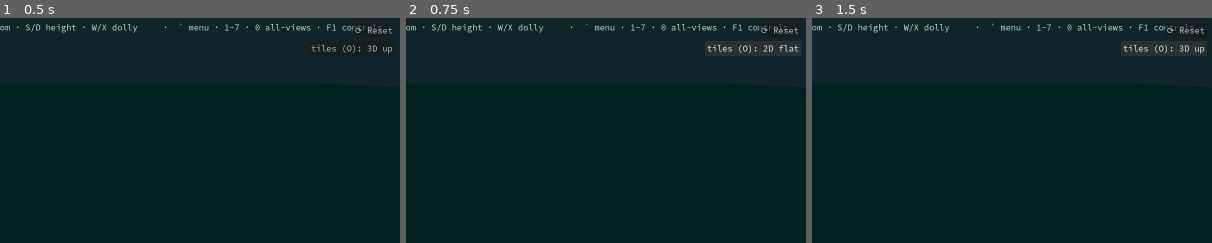
Above: before the commit, frames 1-3 (left to right).
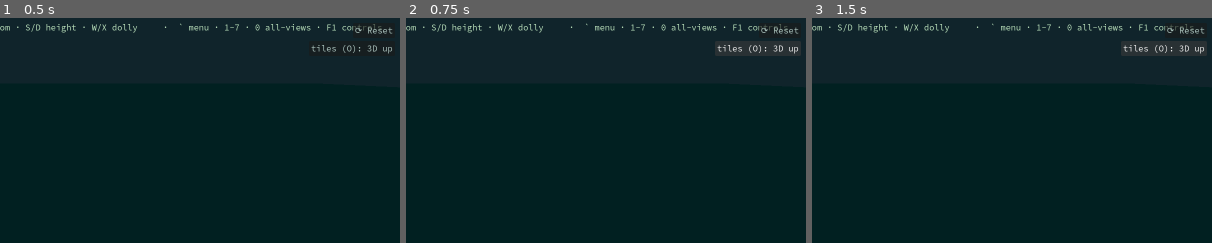
Above: after the commit, the same moments.

Repository: DazzlingDukeOfLazers/raves-of-qud
Game: Godot game, scene res://Main.tscn
Same seed, same stepped clock (60 frames per second), same inputs: the game is played once before the commit and once after it. This scene is started directly instead of the project's main scene.
Inputs:
- Up to frame 1 (0.5 s): no input
- Up to frame 2 (0.75 s): click "tiles (O): 3D up" at 0.5 s
- Up to frame 3 (1.5 s): click "tiles (O): 2D flat" (after the commit: "tiles (O): 3D up") at 1.25 s
The pictures show only the part of the screen within x 50-100%, y 0-50%; the shares and areas given below are measured in that part.

Frame 1 is identical in both runs. In frame 2, 0.5% of the frame differs, in the area x 74-99%, y 10-17%; in frame 3, nothing differs.

Commit message:
Tiles: the third QoL feature, and the renderer half it had to bring along
"Let's restore the 3D tiles next." Same split as the cameras: _tiles_locked()
is the tile model's own question (Settings.qud_shape("tiles3d")), asked by the
O-key toggle and the tile half of set_one_to_one; 1:1 still locks it via
qud_shape's short-circuit.

The first attempt converted only those two gates and measured 0.5% change --
nothing happened, because the renderer's OWN _one_to_one is not merely a light
table. It is the flat render architecture itself: statics (the voxel walls) are
never BUILT in 1:1, every cell draws in the per-turn winner-only pass, and the
ghost/memory recolour lives inside that pass. "Voxel walls under 1:1 rendering"
is not a mode that exists. So the renderer asks the TILES question too, and
loading tiles3d back necessarily brings the user world model (glow pools,
per-sprite dim) with it -- an honest bundle, recorded at the call site.

Measured in-game, user mode:
  tiles3d OFF   O key: 0.2% change  -- locked flat, the clone
  tiles3d ON    entry vs flat: 99.7% -- upright sprites, terrain depth
                O key: 29.6%        -- the viewer's own toggle is live again
  LOCKED 1:1 run with the flag persisted true: 0.0% vs the clone baseline

That last line needed the right reference: compared against a baseline captured
with the CAMERAS feature on it read 43%, which was the entry camera differing,
not the tiles. Same lesson as the parity run -- a comparison is only as good as
what its baseline held constant.

Co-Authored-By: Claude Opus 5 <noreply@anthropic.com>

Diff:
--- a/godot/Main.gd
+++ b/godot/Main.gd
@@ -745,6 +745,12 @@
 func _cam_locked() -> bool:
 	return Settings.qud_shape("cameras")
 
+## Is the TILE MODEL locked to Qud's flat rendering? The third face of the old `_one_to_one`
+## (after camera and lighting), split out for the `tiles3d` QoL feature. Locked = flat, as loaded,
+## live zone only; unlocked = the viewer's own 3D/flat choice (the O key), neighbours in 3D.
+func _tiles_locked() -> bool:
+	return Settings.qud_shape("tiles3d")
+
 func set_one_to_one(on: bool, chosen := false) -> void:
 	if on == _one_to_one:
 		return
@@ -764,18 +770,26 @@
 	# Lighting half: 1:1 uses Qud's rectangular model (see ZoneRenderer) — no glow pools, flames,
 	# smoke or motes are LOADED, unexplored cells draw nothing, explored-dark cells get the flat
 	# memory dim. Set BEFORE the flat rebuild below so the rebuild uses the 1:1 light rules.
+	# The renderer asks the TILES question, not the mode. Its 1:1 is not merely a light table --
+	# it is the flat render architecture itself: statics (the voxel walls) are never BUILT in 1:1,
+	# every cell draws in the per-turn winner-only pass, and the ghost/memory recolour lives inside
+	# that pass. "Voxel walls under 1:1 rendering" is not a mode that exists, so loading tiles3d
+	# back necessarily brings the renderer's user world model (glow pools, per-sprite dim) with it.
 	if renderer != null:
-		renderer.set_one_to_one(on)
+		renderer.set_one_to_one(_tiles_locked())
 	# Tile half: Qud renders every tile FLAT, as loaded — the voxel walls / stretched-UV 3D look is a
 	# user-mode feature. 1:1 forces the flat path (which also renders ONLY the live zone — see
 	# _neighbor_zones); leaving 1:1 restores whatever the user had. Ordered after the camera flip so
 	# the rebuild happens under the final top-down stretch. (Set _one_to_one first — _toggle_flat_2d
 	# is locked while on, so go through _apply_flat_2d directly.)
-	if on:
+	# Asks _tiles_locked(), not `on`: with `tiles3d` loaded back, user mode keeps Qud's lighting
+	# while the voxel walls return. The rebuild still happens either way — the LIGHT rules changed
+	# above, and the geometry must be rebuilt under them.
+	if _tiles_locked():
 		_saved_flat_2d = _flat_2d
 		_apply_flat_2d(true)               # rebuild even if already flat — the light rules changed
 	else:
-		_apply_flat_2d(_saved_flat_2d)     # ditto on exit
+		_apply_flat_2d(_saved_flat_2d)     # the viewer's own tile mode (3D by default)
 	one_to_one_changed.emit(on, chosen)
 
 func toggle_one_to_one() -> void:
@@ -956,8 +970,8 @@
 ## 1:1 FORCES flat (Qud renders tiles flat, as loaded — the 3D wall stretch/UV mapping is a user-mode
 ## feature), so the toggle is locked out while 1:1 is on, like the camera modes.
 func _toggle_flat_2d() -> void:
-	if _one_to_one:
-		return                       # 1:1 owns the tile mode (flat); O is a no-op until user mode
+	if _tiles_locked():
+		return                       # Qud's shape owns the tile mode (flat) until tiles3d is loaded back
 	_apply_flat_2d(not _flat_2d)
 
 ## The shared apply path (O toggle + the 1:1 master switch): set the renderer mode, rebuild the
--- a/godot/Settings.gd
+++ b/godot/Settings.gd
@@ -62,6 +62,7 @@
 const QOL_FEATURES := {
 	"titlebar": ["Window titlebar", false],
 	"cameras": ["User cameras (Compass / Follow / First person / …)", false],
+	"tiles3d": ["3D tiles (voxel walls + upright sprites)", false],
 }
 
 func qud_shape(feature := "") -> bool:
